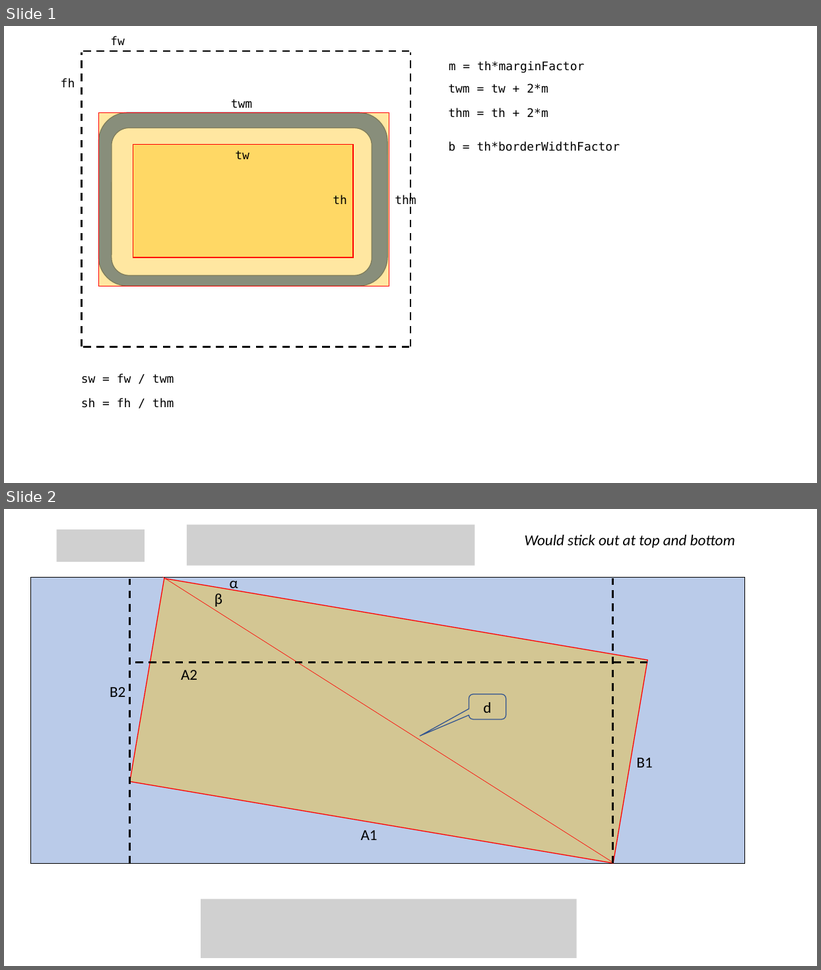
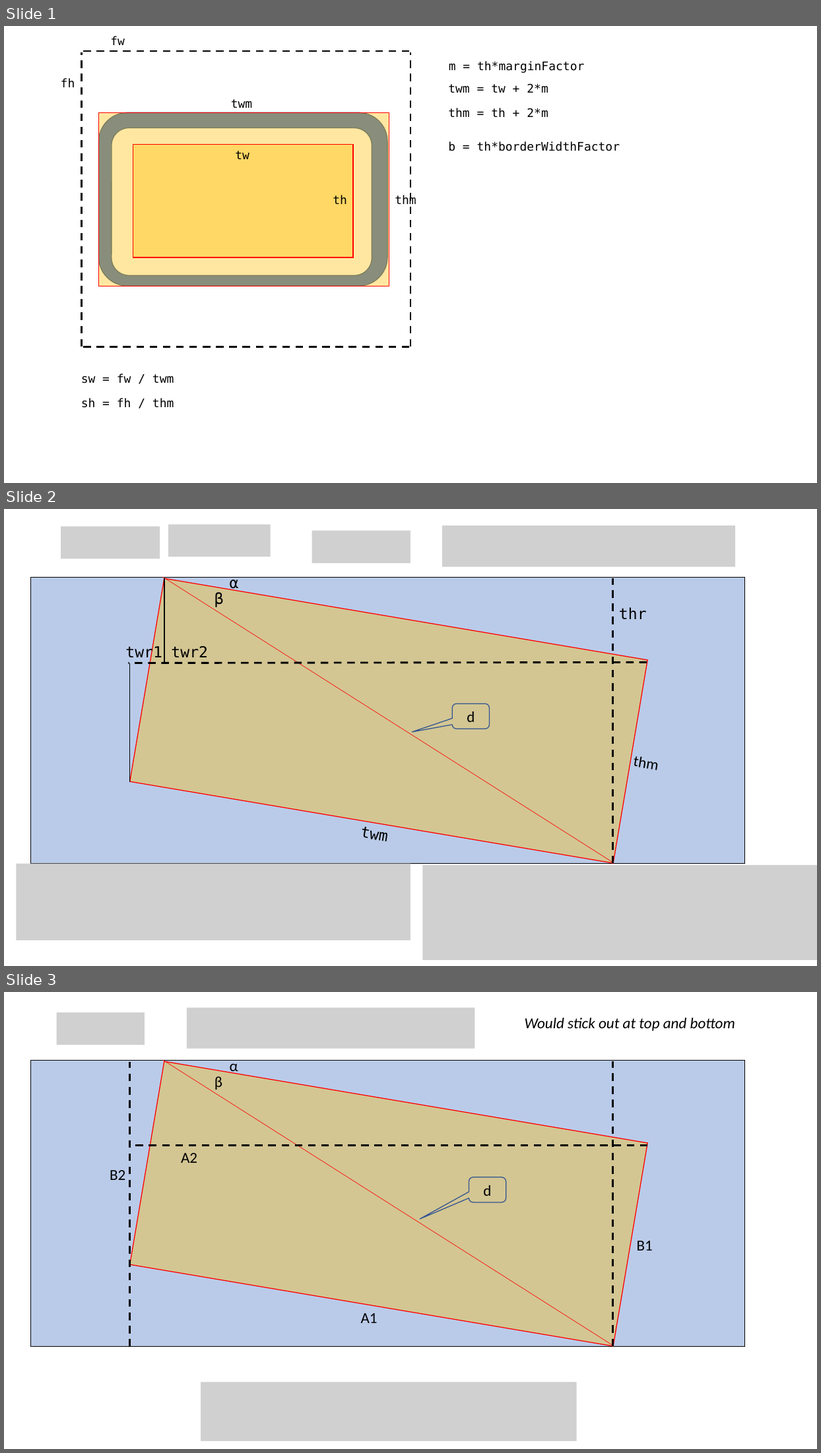
Before and after one commit to joachimneumann/Truth-O-Meter, a slide deck: rectangleRotation.pptx. Shown one above the other, each under a label of ours: slides 1 and 2 before the commit, slides 1, 2 and 3 after it. The pictures are 821x970 and 821x1453 pixels, drawn with LibreOffice and Linux fonts; fonts in the diff are those of the drawing; grey boxes stand for pictures. Boxes give left, top, right and bottom in pixels: in the first picture for what was removed or moved away, otherwise in the second. Text is boxed around its words. In the diff, an @@ line names an element or a change of style, - is before the commit and + after.

```diff
--- a/rectangleRotation.pptx
+++ b/rectangleRotation.pptx
@@ slide 2 added at bbox=[4, 509, 817, 966], background #FFFFFF @@
@@ picture added at bbox=[61, 527, 160, 559] @@
@@ picture added at bbox=[169, 524, 271, 557] @@
@@ picture added at bbox=[442, 525, 735, 567] @@
@@ picture added at bbox=[312, 530, 411, 563] @@
@@ rectangle added at bbox=[31, 578, 745, 864], fill #4472C4 at 37% opacity, outline #000000 1 pt @@
@@ rectangle added at bbox=[130, 578, 648, 863], fill #FFC000 at 37% opacity, outline #FF0000 1 pt @@
@@ line added from (162, 577) to (612, 862), #FF0000 0.5 pt @@
@@ line added from (164, 578) to (164, 663), #000000 1 pt @@
@@ text added at bbox=[230, 576, 239, 592], 18 pt, text #000000 @@
+α
@@ line added from (613, 863) to (613, 578), #000000 2.25 pt dashed @@
@@ text added at bbox=[215, 592, 224, 607], 18 pt, text #000000 @@
+β
@@ text added at bbox=[619, 607, 647, 619], 18 pt, text #000000 @@
+thr
@@ text added at bbox=[125, 645, 162, 661], 18 pt, text #000000 @@
+twr1
@@ text added at bbox=[171, 646, 208, 657], 18 pt, text #000000 @@
+twr2
@@ line added from (647, 663) to (129, 663), #000000 2.25 pt dashed @@
@@ line added from (129, 663) to (129, 782), #000000 1 pt @@
@@ rounded speech box added at bbox=[452, 704, 490, 729], outline #325491 1 pt, 18 pt, text #000000 @@
+d
@@ text added at bbox=[633, 757, 658, 770], 18 pt, text #000000 @@
+thm
@@ text added at bbox=[360, 825, 387, 842], 18 pt, text #000000 @@
+twm
@@ picture added at bbox=[16, 864, 411, 941] @@
@@ picture added at bbox=[423, 865, 817, 960] @@
@@ what was slide 2 is now slide 3 @@
```
Also in this commit, not shown: 1 other file.
